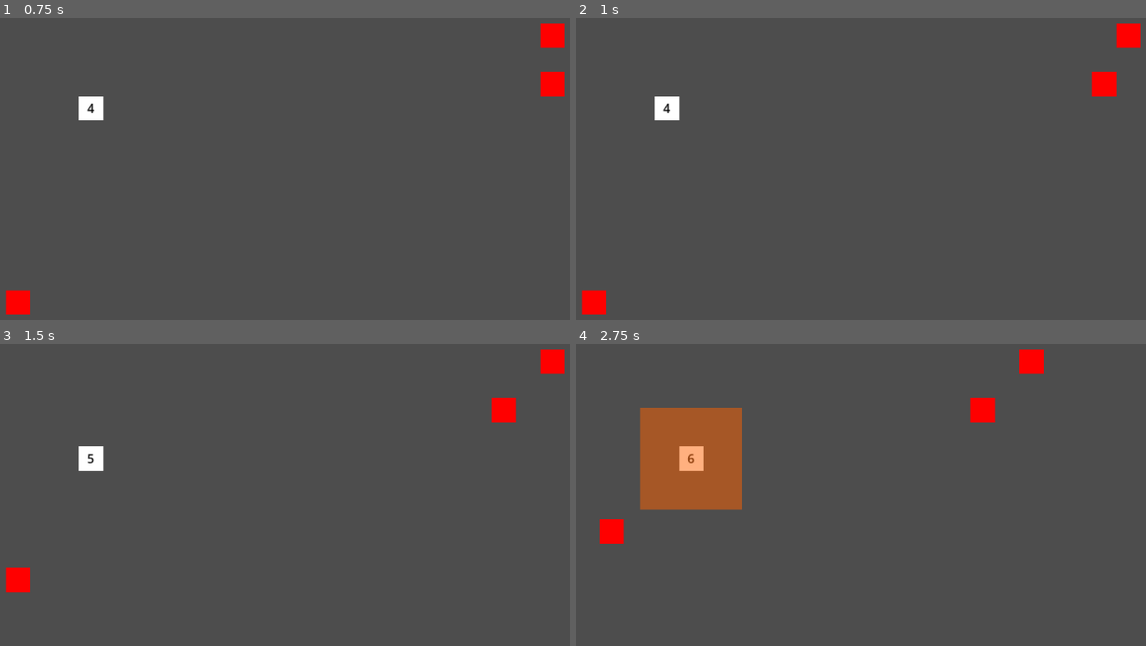
Above: before the commit, frames 1-4 (two rows, left to right).
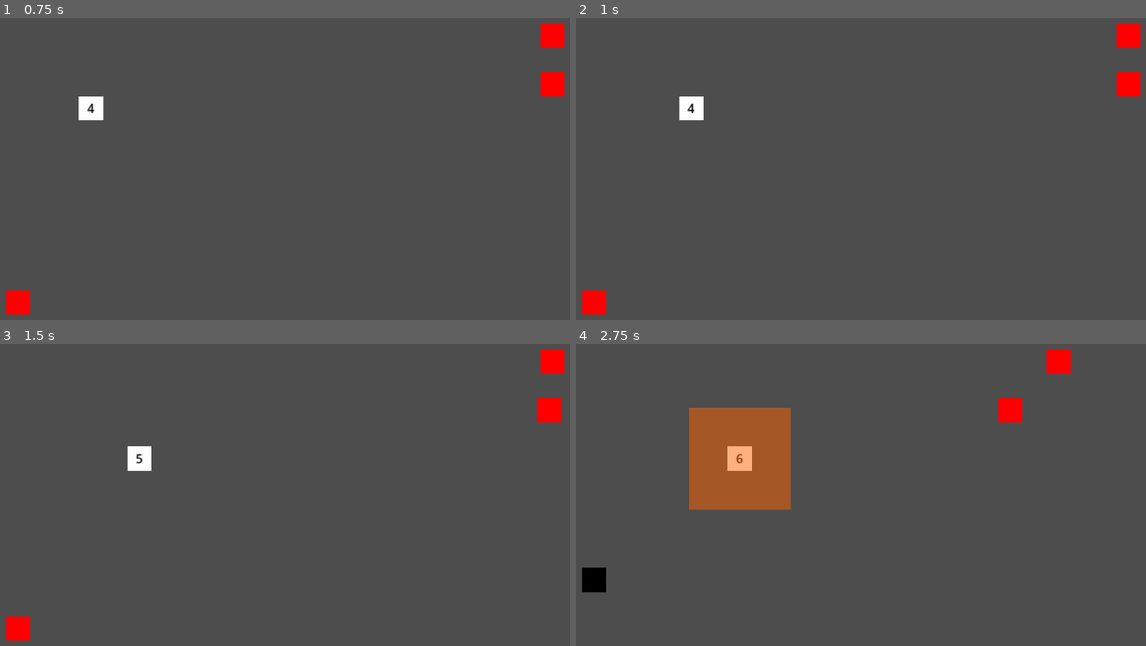
Above: after the commit, the same moments.

Repository: AndreMoukarzel/GMTK-GameJam2022
Game: Godot game, scene res://game_level.tscn
Same seed, same stepped clock (60 frames per second), same inputs: the game is played once before the commit and once after it.
Inputs:
- Up to frame 1 (0.75 s): tap Enter at 0.5 s; hold Right (ui_right) from 0.53 s (still down)
- Up to frame 2 (1 s): keep holding Right (ui_right)
- Up to frame 3 (1.5 s): release Right (ui_right) at 1.28 s; hold Down (ui_down) from 1.28 s (still down)
- Up to frame 4 (2.75 s): release Down (ui_down) at 2.03 s; hold Right (ui_right) from 2.03 s (still down)

Frame 1 is identical in both runs. In frame 2, 1.4% of the frame differs, in the area x 13-100%, y 17-34%; in frame 3, 2.1%; in frame 4, 8.4%, in the area x 0-87%, y 1-83%.

Commit message:
Adds Bolt and Air powers

Diff:
--- a/dice.gd
+++ b/dice.gd
@@ -1,6 +1,7 @@
 extends Node2D
 
 signal moved
+signal dashed
 
 
 const MOV_DIST: int = 32
@@ -9,6 +10,11 @@
 const PROJ_FADE_IN_TIME: float = 0.8
 
 @export var FireScn: PackedScene
+@export var IceScn: PackedScene
+@export var EarthScn: PackedScene
+@export var WindScn: PackedScene
+@export var BoltScn: PackedScene
+#@export var FireScn: PackedScene
 #@export var can_move_to_broken: bool = true
 
 #var sides_broken = [false, false, false, false, false, false]
@@ -100,13 +106,20 @@
 	$ProjectedMoves.modulate = Color(1, 1, 1, 0)
 	$ProjTimer.start()
 
-	emit_signal("moved")
 	sides = turn_dice(sides, direction)
 	$Label.text = str(sides['top'])
 
 	await mov_tween.finished
 	if sides['top'] == 6:
 		_fire()
+	elif sides['top'] == 5:
+		_ice()
+	elif sides['top'] == 1:
+		_bolt()
+	elif sides['top'] == 4:
+		_air(direction)
+		await dashed
+	emit_signal("moved")
 
 
 func damage():
@@ -137,9 +150,38 @@
 
 
 func _fire():
-	var fire = FireScn.instantiate()
-	fire.global_position = global_position
-	get_parent().add_child(fire)
+	var Fire = FireScn.instantiate()
+	Fire.global_position = global_position
+	get_parent().add_child(Fire)
+
+
+func _ice():
+	var enemy = get_parent().get_closest_enemy(target_pos)
+	var Ice = IceScn.instantiate()
+
+	enemy.freeze()
+
+	Ice.global_position = get_absolute_pos()
+	get_parent().add_child(Ice)
+	Ice.fly_to(enemy, enemy.get_absolute_pos())
+
+
+func _bolt():
+	var enemy = get_parent().get_closest_enemy(target_pos)
+	var Bolt = BoltScn.instantiate()
+
+	Bolt.global_position = get_absolute_pos()
+	get_parent().add_child(Bolt)
+	Bolt.fly_to(enemy, enemy.get_absolute_pos())
+
+
+func _air(direction: Vector2i) -> void:
+	var mov_tween: Tween = create_tween().set_trans(Tween.TRANS_ELASTIC)
+
+	target_pos += 2 * direction
+	mov_tween.tween_property(self, "position", Vector2(get_absolute_pos()), MOV_TIME)
+	await mov_tween.finished
+	emit_signal("dashed")
 
 
 func _on_proj_timer_timeout():
--- a/dice.tscn
+++ b/dice.tscn
@@ -1,7 +1,9 @@
-[gd_scene load_steps=4 format=3 uid="uid://18w7rm5rm083"]
+[gd_scene load_steps=6 format=3 uid="uid://18w7rm5rm083"]
 
 [ext_resource type="Script" path="res://dice.gd" id="1_x2wl8"]
 [ext_resource type="PackedScene" uid="uid://ckv3marudby42" path="res://powers/fire.tscn" id="2_0jeea"]
+[ext_resource type="PackedScene" uid="uid://8e00oxt076xk" path="res://powers/ice.tscn" id="3_shpk7"]
+[ext_resource type="PackedScene" uid="uid://dvi12bx5tt4os" path="res://powers/bolt.tscn" id="4_2b3co"]
 
 [sub_resource type="RectangleShape2D" id="RectangleShape2D_t352r"]
 size = Vector2(10, 10)
@@ -9,6 +11,8 @@
 [node name="Dice" type="Node2D"]
 script = ExtResource("1_x2wl8")
 FireScn = ExtResource("2_0jeea")
+IceScn = ExtResource("3_shpk7")
+BoltScn = ExtResource("4_2b3co")
 
 [node name="Polygon2D" type="Polygon2D" parent="."]
 polygon = PackedVector2Array(-16, -16, 16, -16, 16, 16, -16, 16)
--- a/enemies/base_enemy.gd
+++ b/enemies/base_enemy.gd
@@ -4,9 +4,10 @@
 const MOV_DIST: int = 32
 const MOV_TIME: float = 0.3
 
-@export_range(1, 5) var mov_num: int
+var mov_num: int = 2
 var current_pos: Vector2i = Vector2i.ONE
 var life: int = 3
+var is_frozen: bool = false
 
 
 func spawn(pos: Vector2i) -> void:
@@ -15,18 +16,22 @@
 
 
 func act(player_pos: Vector2i) -> void:
-	for i in range(mov_num):
-		var hor_diff = player_pos.x - current_pos.x
-		var ver_diff = player_pos.y - current_pos.y
-		var mov_tween
+	if is_frozen:
+		is_frozen = false
+	else:
+		unfreeze()
+		for i in range(mov_num):
+			var hor_diff = player_pos.x - current_pos.x
+			var ver_diff = player_pos.y - current_pos.y
+			var mov_tween
 
-		if abs(hor_diff) > abs(ver_diff):
-			mov_tween = move(Vector2i(sign(hor_diff), 0))
-		else:
-			mov_tween = move(Vector2i(0, sign(ver_diff)))
+			if abs(hor_diff) > abs(ver_diff):
+				mov_tween = move(Vector2i(sign(hor_diff), 0))
+			else:
+				mov_tween = move(Vector2i(0, sign(ver_diff)))
 
-		if mov_tween:
-			await mov_tween.finished
+			if mov_tween:
+				await mov_tween.finished
 
 
 func get_absolute_pos() -> Vector2i:
@@ -49,6 +54,18 @@
 		queue_free()
 
 
+func freeze() -> void:
+	is_frozen = true
+
+
+func unfreeze() -> void:
+	modulate = Color(1, 1, 1)
+
+
+func freeze_fx() -> void:
+	modulate = Color(0, 0, 1)
+
+
 func _on_area_2d_area_entered(area):
 	var player = area.get_parent()
 	player.damage()
--- a/enemies/base_enemy.tscn
+++ b/enemies/base_enemy.tscn
@@ -7,7 +7,6 @@
 
 [node name="BaseEnemy" type="Node2D"]
 script = ExtResource("1_s5jod")
-mov_num = 2
 
 [node name="Polygon2D" type="Polygon2D" parent="."]
 color = Color(1, 0, 0, 1)
--- a/game_level.gd
+++ b/game_level.gd
@@ -52,6 +52,19 @@
 
 	return closest
 
+
+func get_most_distant_enemy(pos: Vector2i) -> Node2D:
+	var enemies = get_enemies()
+	if len(enemies) == 0:
+		return null
+	var distant = enemies[0]
+	for en in enemies:
+		if Vector2(pos).distance_to(en.current_pos) > Vector2(pos).distance_to(distant.current_pos):
+			distant = en
+
+	return distant
+
+
 func next_turn() -> void:
 	$EnemyActionDelay.start()
 	await $EnemyActionDelay.timeout
--- /dev/null
+++ b/powers/bolt.gd
@@ -0,0 +1,15 @@
+extends Node2D
+
+const INIT_DELAY = 0.2
+const FLY_TIME = 0.2
+
+
+func fly_to(enemy: Node2D, target_pos: Vector2i) -> void:
+	await get_tree().create_timer(INIT_DELAY).timeout
+	var tween = create_tween().set_trans(Tween.TRANS_BACK)
+
+	tween.tween_property(self, "position", Vector2(target_pos), FLY_TIME)
+	await tween.finished
+	#enemy.freeze_fx()
+	enemy.damage(3)
+	queue_free()
--- /dev/null
+++ b/powers/bolt.tscn
@@ -0,0 +1,11 @@
+[gd_scene load_steps=2 format=3 uid="uid://dvi12bx5tt4os"]
+
+[ext_resource type="Script" path="res://powers/bolt.gd" id="1_583j7"]
+
+[node name="Bolt" type="Node2D"]
+script = ExtResource("1_583j7")
+
+[node name="Polygon2D" type="Polygon2D" parent="."]
+color = Color(0.568627, 0, 1, 1)
+polygon = PackedVector2Array(-16, -16, 16, -16, 16, 16, -16, 16)
+metadata/_edit_lock_ = true
--- /dev/null
+++ b/powers/ice.gd
@@ -0,0 +1,15 @@
+extends Node2D
+
+const INIT_DELAY = 0.2
+const FLY_TIME = 0.5
+
+
+func fly_to(enemy: Node2D, target_pos: Vector2i) -> void:
+	await get_tree().create_timer(INIT_DELAY).timeout
+	var tween = create_tween().set_trans(Tween.TRANS_ELASTIC)
+
+	tween.tween_property(self, "position", Vector2(target_pos), FLY_TIME)
+	await tween.finished
+	enemy.freeze_fx()
+	enemy.damage(1)
+	queue_free()
--- /dev/null
+++ b/powers/ice.tscn
@@ -0,0 +1,12 @@
+[gd_scene load_steps=2 format=3 uid="uid://8e00oxt076xk"]
+
+[ext_resource type="Script" path="res://powers/ice.gd" id="1_j71gl"]
+
+[node name="Ice" type="Node2D"]
+modulate = Color(1, 1, 1, 0.501961)
+script = ExtResource("1_j71gl")
+
+[node name="Polygon2D" type="Polygon2D" parent="."]
+color = Color(0, 0.67451, 1, 1)
+polygon = PackedVector2Array(-16, -16, 16, -16, 16, 16, -16, 16)
+metadata/_edit_lock_ = true
